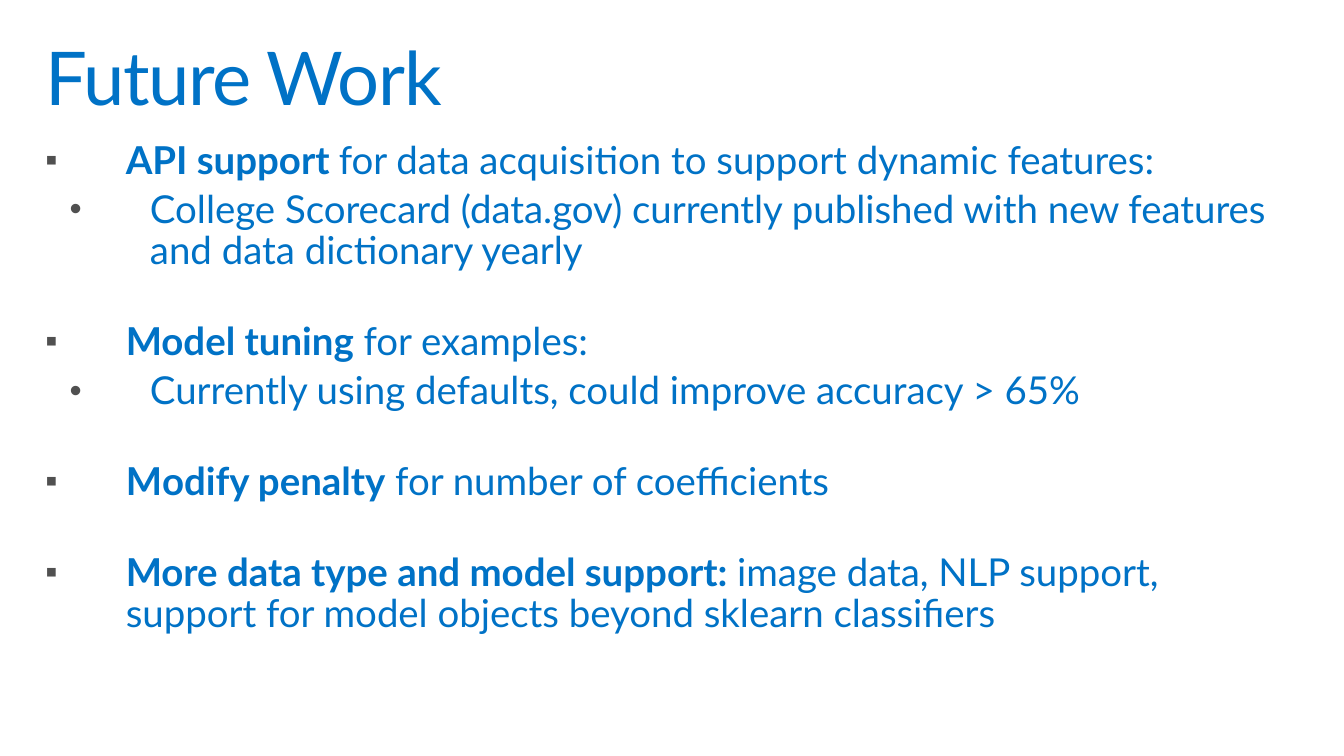
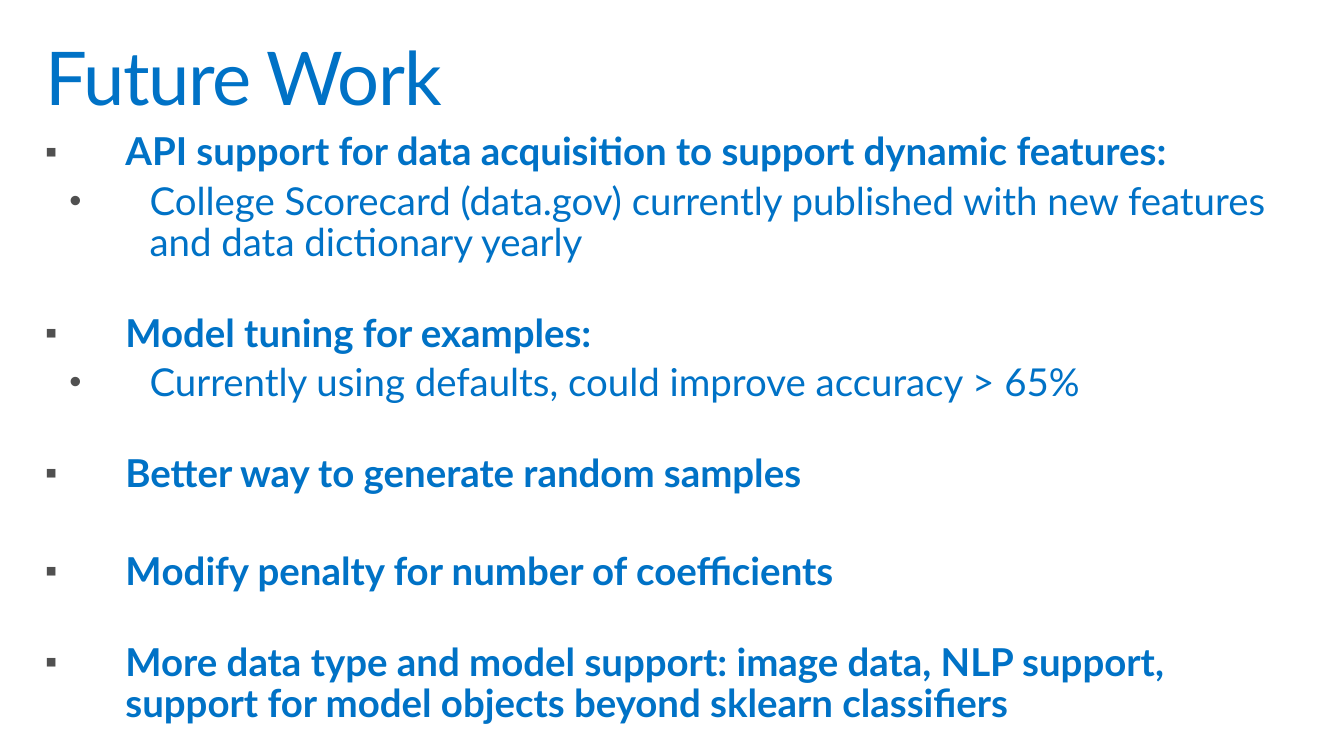
Before and after one commit to PKing70/LIMEaid, a slide deck: slide 10 of docs/LIMEaid_Final.pptx. Drawn at 1344x756 pixels with LibreOffice and Linux fonts; fonts in the diff are those of the drawing; background and template pictures are left out. Boxes give left, top, right and bottom in pixels: in the first picture for what was removed or moved away, otherwise in the second. Text is boxed around its words. In the diff, an @@ line names an element or a change of style, - is before the commit and + after.

Commit message:
Adjustmets to prez before class.

```diff
--- a/docs/LIMEaid_Final.pptx
+++ b/docs/LIMEaid_Final.pptx
@@ text "API support for data acquisition ...": place and size @@
-text "API support for data acquisition ..." at (126,145,1265,634)
+text "API support for data acquisition ..." at (125,136,1265,724)
@@ text at (125,136,1167,724): bold on in "for data acquisition to support dynamic features:", "for examples:", "for number of coefficients", "image data, NLP support, support for model ..." @@
@@ text at (125,458,801,494): paragraph added @@
+▪ Better way to generate random samples
```
Also in this commit, not shown: 1 other slide changed.
